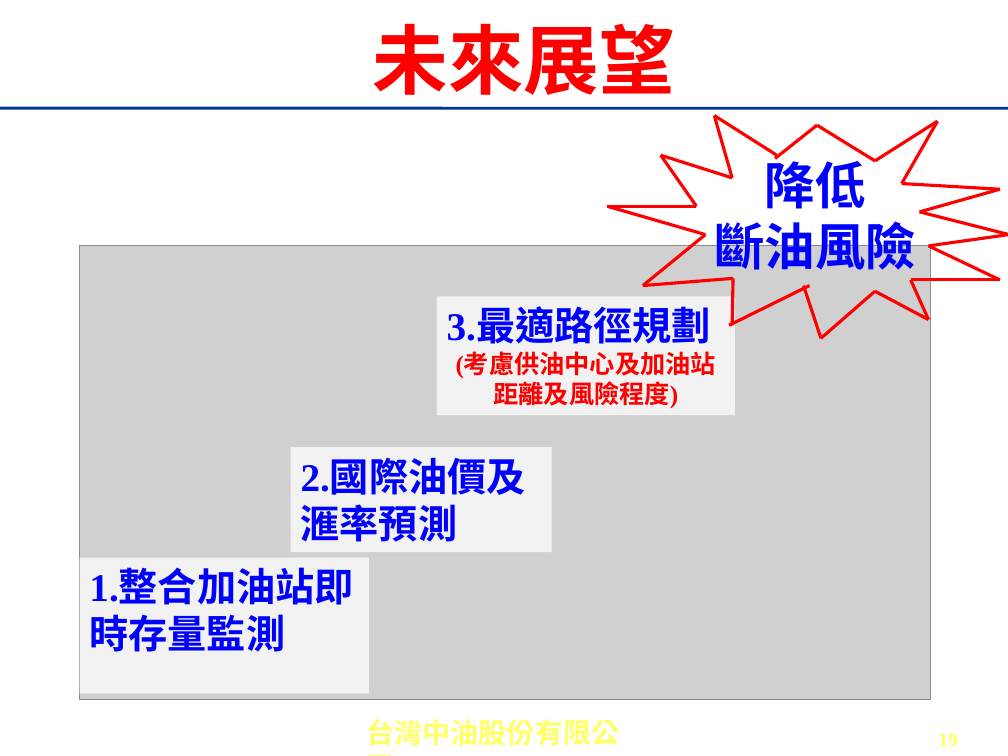
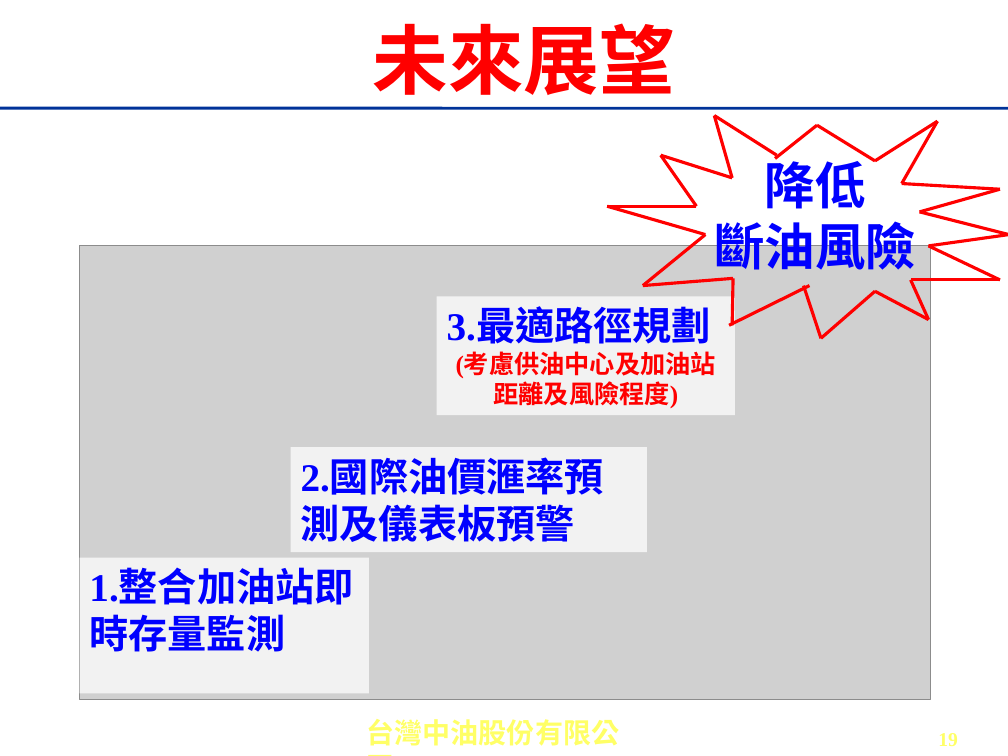
Before and after one commit to seiching/pythonclass, a slide deck: slide 19 of hackson/1061121-中油黑客松(高雄).pptx. Drawn at 1008x756 pixels with LibreOffice and Linux fonts; fonts in the diff are those of the drawing; grey boxes stand for pictures; background and template pictures are left out. Boxes give left, top, right and bottom in pixels: in the first picture for what was removed or moved away, otherwise in the second. Text is boxed around its words. In the diff, an @@ line names an element or a change of style, - is before the commit and + after.

Commit message:
update

```diff
--- a/hackson/1061121-中油黑客松(高雄).pptx
+++ b/hackson/1061121-中油黑客松(高雄).pptx
@@ rectangle "2.國際油價滙率預測及儀表板預警": place and size @@
-rectangle "2.國際油價滙率預測及儀表板預警" at [290, 447, 551, 551]
+rectangle "2.國際油價滙率預測及儀表板預警" at [290, 447, 646, 551]
@@ text in rectangle at [301, 460, 604, 542]: text changed; font Times New Roman to Noto Sans CJK SC @@
-2.國際油價及滙率預測
+2.國際油價滙率預測及儀表板預警
```
